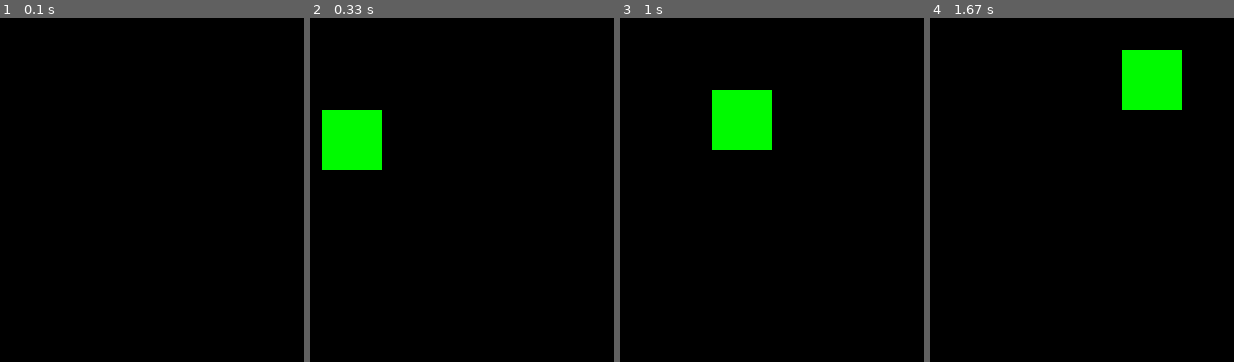
Above: before the commit, frames 1-4 (left to right).
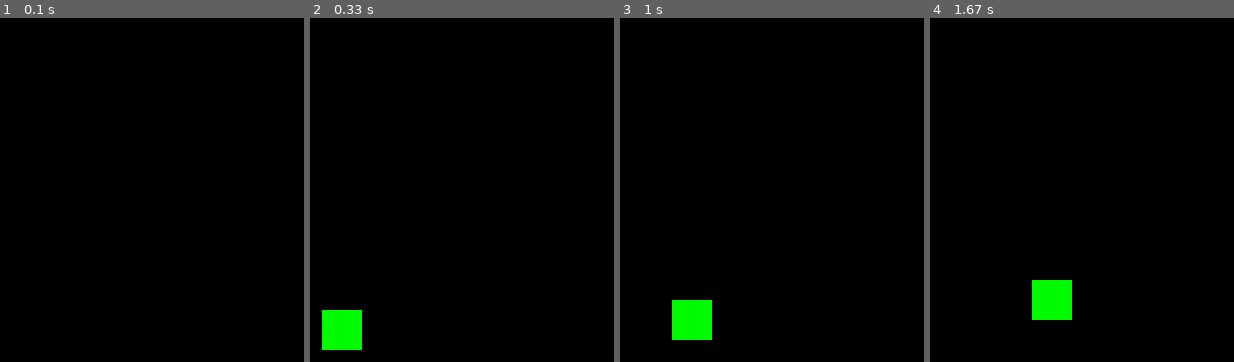
Above: after the commit, the same moments.

Repository: abhinnvyas/Pygame-Tutorials
Game: pygame game, started from pygameTutorial1.py
The game is run twice, just before and just after one commit, with the same random seed, the same clock (stepped at 60 frames per second) and the same inputs.
Inputs:
- Up to frame 1 (0.1 s): no input
- Up to frame 2 (0.33 s): no input
- Up to frame 3 (1 s): hold Right 0.33-0.8 s; hold Up from 0.83 s (still down)
- Up to frame 4 (1.67 s): release Up at 1.13 s; hold Right 1.17-1.63 s

Frame 1 is identical in both runs. In frame 2, 5.0% of the frame differs, in the area x 3-24%, y 26-97%; in frame 3, 5.0%; in frame 4, 5.0%.

Commit message:
First Tutorial of Pygame

Diff:
--- a/pygameTutorial1.py
+++ b/pygameTutorial1.py
@@ -6,10 +6,10 @@
 pygame.display.set_caption("The Coding Protocol")
 
 x = 150
-y = 150
-width = 30
-height = 30
-velocity = 10
+y = 250
+width = 20
+height = 20
+velocity = 5
 
 run = True
 while run:
@@ -34,7 +34,7 @@
         y += velocity
 
     win.fill((0,0,0))
-    pygame.draw.rect(win, (0,250,0), (x,y,width,height))
+    pygame.draw.rect(win, (0, 250, 0), (x,y,width, height))
     pygame.display.update()
 
 pygame.quit()
